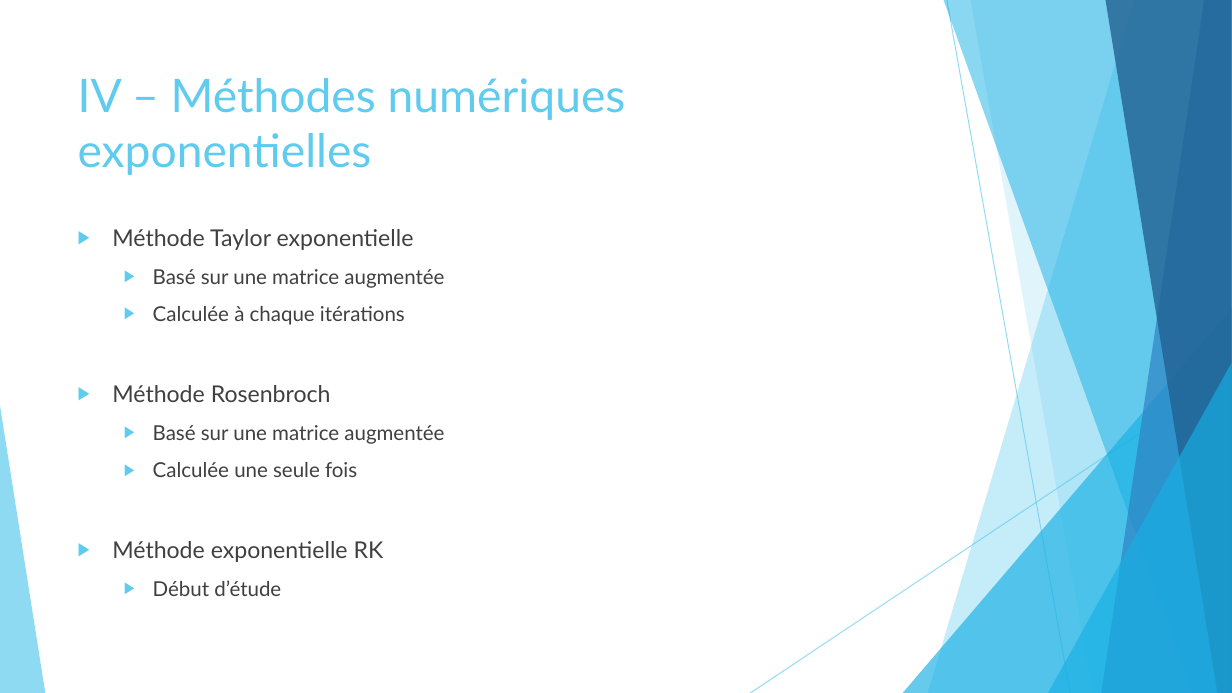
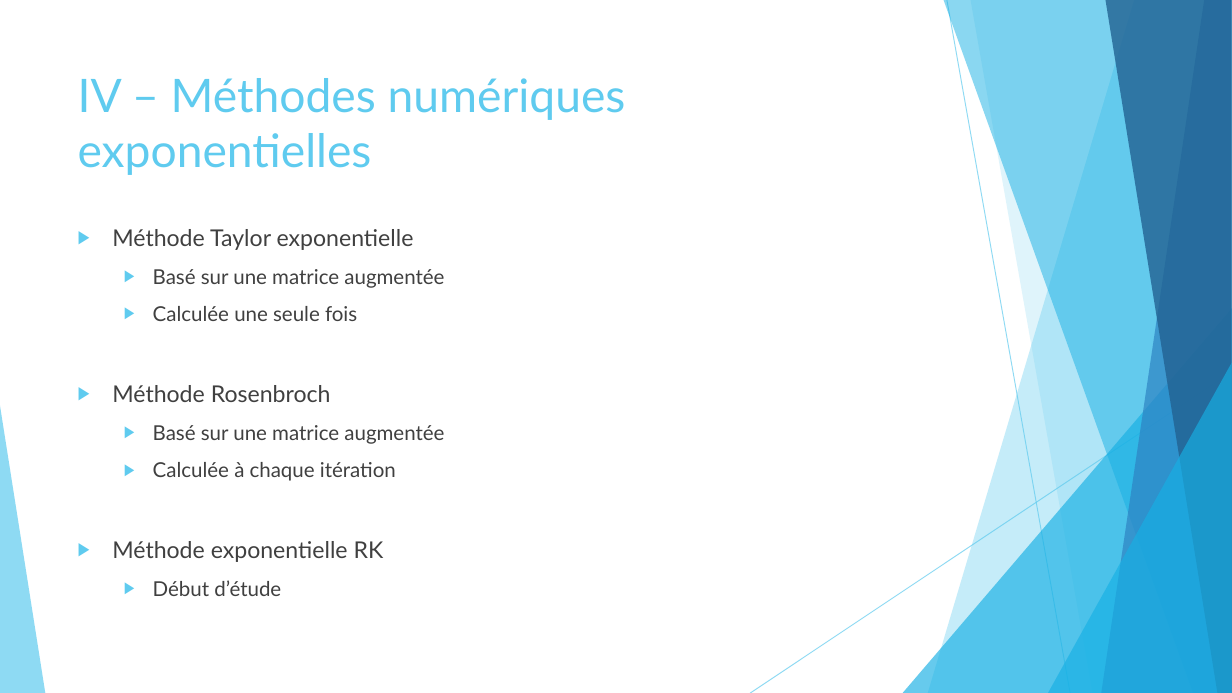
Before and after one commit to pierreXVI/PIE, a slide deck: slide 17 of oral_presentation/Oral_presentation_12_02_2019.pptx (slide 16 before the commit). Drawn at 1232x693 pixels with LibreOffice and Linux fonts; fonts in the diff are those of the drawing. Boxes give left, top, right and bottom in pixels: in the first picture for what was removed or moved away, otherwise in the second. Text is boxed around its words. In the diff, an @@ line names an element or a change of style, - is before the commit and + after.

```diff
--- a/oral_presentation/Oral_presentation_12_02_2019.pptx
+++ b/oral_presentation/Oral_presentation_12_02_2019.pptx
@@ text at (153, 306, 357, 321): text changed @@
-  ▶ Calculée à chaque itérations
+  ▶ Calculée une seule fois
@@ text at (153, 462, 396, 481): text changed @@
-  ▶ Calculée une seule fois
+  ▶ Calculée à chaque itération
```
Also in this commit, not shown: 7 other slides changed, 3 slides added, 1 slide removed, 1 other file.
